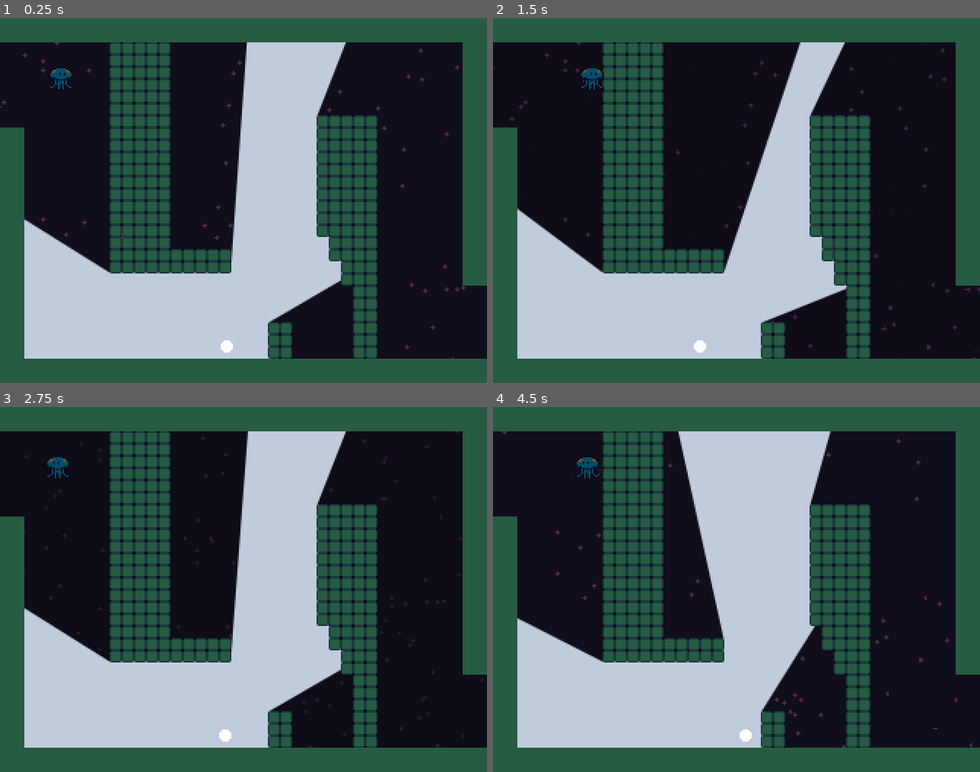
Above: before the commit, frames 1-4 (two rows, left to right).
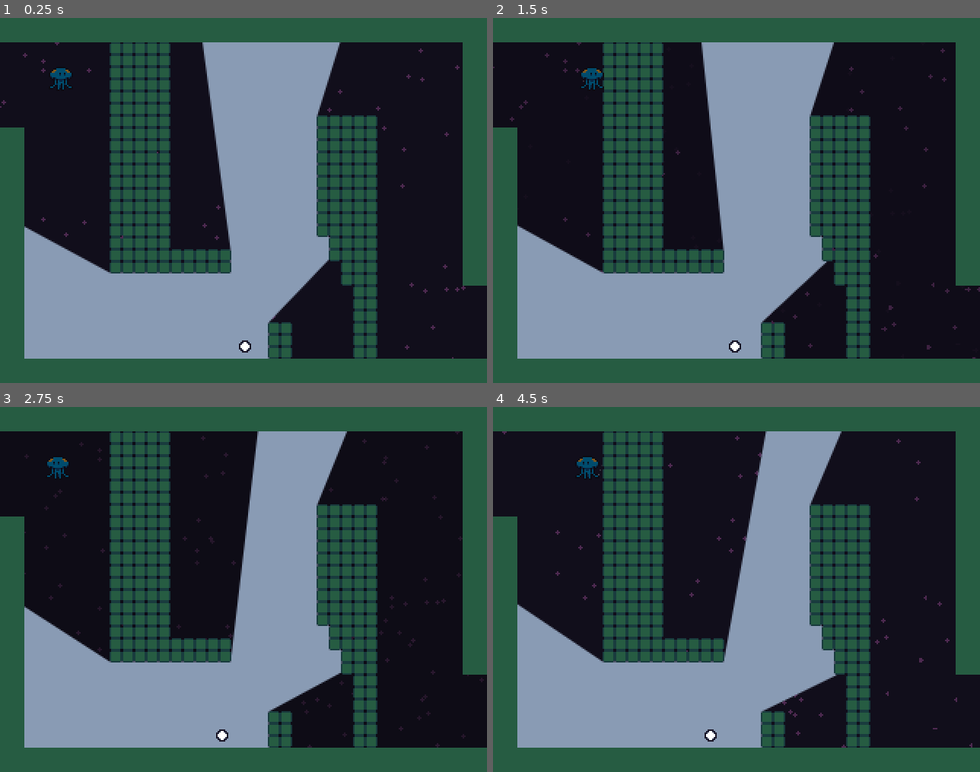
Above: after the commit, the same moments.

Repository: kcaze/zero_gravity_darkness
Game: Godot game, scene res://levels/level1.tscn
Two runs of this game, one before a commit and one after it. Both use one fixed random seed, a clock stepped at 60 frames per second and the inputs below. This scene is started directly instead of the project's main scene.
Inputs (mouse positions are in pixels of both pictures, inside the frame that each line leads up to):
- Up to frame 1 (0.25 s): no input
- Up to frame 2 (1.5 s): move the mouse to (843, 182) at 0.52 s; hold Right (right) from 0.53 s (still down); tap , (jump) at 0.77 s; move the mouse to (639, 218) at 1.27 s
- Up to frame 3 (2.75 s): tap , (jump) at 1.52 s; move the mouse to (292, 509) at 2.02 s; release Right (right) at 2.03 s; hold Left (left) from 2.03 s (still down)
- Up to frame 4 (4.5 s): move the mouse to (712, 662) at 2.77 s; release Left (left) at 2.78 s; hold Right (right) 2.78-4.28 s; tap , (jump) at 3.02, 3.77 s; move the mouse to (882, 644) at 3.52 s; move the mouse to (590, 534) at 4.27 s; hold Left (left) from 4.28 s (still down)

The runs differ from the first frame. In frame 1, 28% of the frame differs, in the area x 5-71%, y 6-94%; in frame 2, 28%; in frame 3, 25%; in frame 4, 29%, in the area x 5-72%, y 6-94%.

Commit message:
Make light more visible

Diff:
--- a/entities/light.gd
+++ b/entities/light.gd
@@ -16,7 +16,7 @@
 	var uvs = []
 	for i in range(polygon.size()):
 		uvs.append(Vector2(0,0))
-	draw_colored_polygon(polygon, Color('c0cbdc'), PoolVector2Array(uvs), null, null, true)
+	draw_colored_polygon(polygon, Color('899bb4'), PoolVector2Array(uvs), null, null, true)
 
 func _process(delta):
 	nextUpdate -= delta*1000
--- a/entities/light.tscn
+++ b/entities/light.tscn
@@ -7,7 +7,7 @@
 [node name="PathFollow2D" type="PathFollow2D" groups=[
 "light",
 ]]
-offset = 346.109
+offset = 447.469
 rotate = false
 script = ExtResource( 1 )
 
--- a/entities/player.gd
+++ b/entities/player.gd
@@ -66,7 +66,7 @@
 	#Graphical updates
 	if sign(speed.x) != 0:
 		facing = sign(speed.x)
-	get_node('Particles2D').emitting = max(abs(speed.x),abs(speed.y)) >= MAX_SWIM/SWIM_FRICTION
+	get_node('Particles2D').emitting = (not isInLight) and max(abs(speed.x),abs(speed.y)) >= MAX_SWIM/SWIM_FRICTION
 	get_node('sprite').scale.x = facing
 	get_node('sprite').modulate = Color(1,1,1,1) if isInLight else Color(0.5,0.5,0.5,1)
 
--- a/levels/level1.tscn
+++ b/levels/level1.tscn
@@ -115,11 +115,12 @@
 
 [node name="player" parent="." instance=ExtResource( 6 )]
 position = Vector2( 40, 40 )
+z_index = 1
 
 [node name="Path2D" type="Path2D" parent="."]
 curve = SubResource( 3 )
 
 [node name="PathFollow2D" parent="Path2D" instance=ExtResource( 7 )]
-position = Vector2( 151.109, 216 )
-offset = 6704.11
+position = Vector2( 158.157, 216 )
+offset = 26299.1
 speed = 10
Binary file changed: images/light.png
